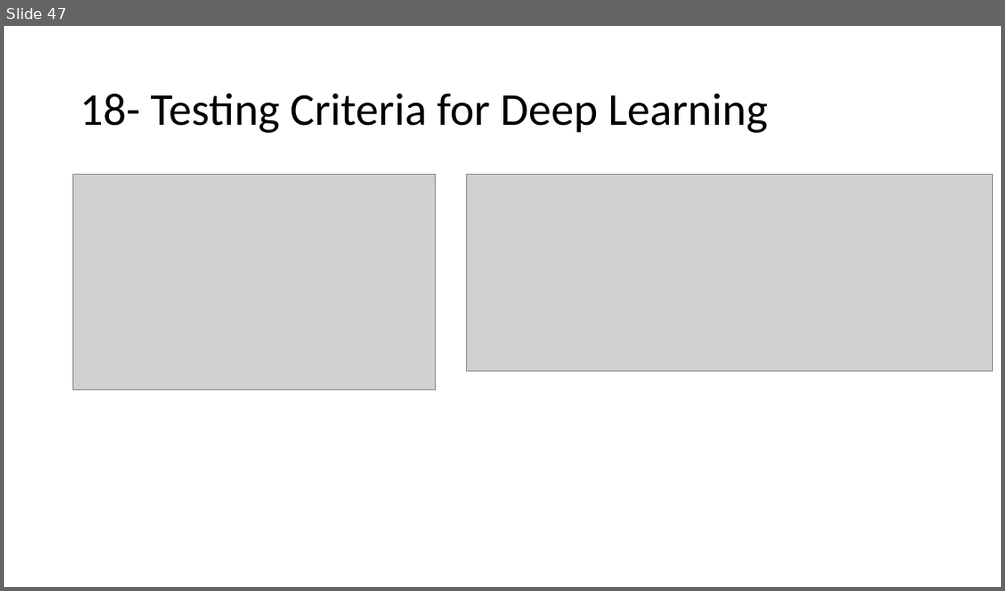
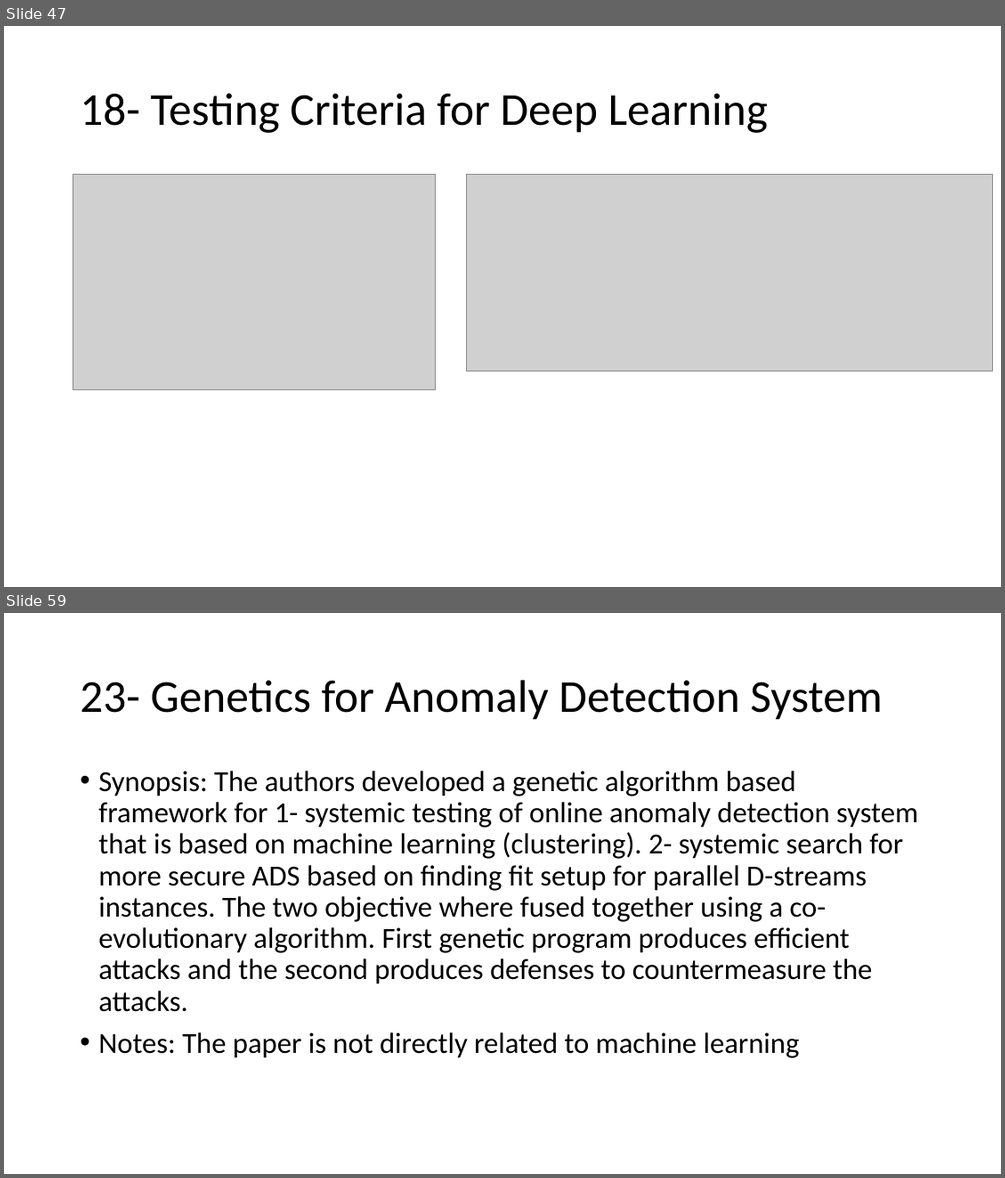
Before and after one commit to AhmadM-DL/SEML, a slide deck: SEML.pptx. Shown one above the other, each under a label of ours: slide 47 before the commit, slides 47 and 59 after it; the slides between them are not shown. The pictures are 1005x591 and 1005x1178 pixels, drawn with LibreOffice and Linux fonts; fonts in the diff are those of the drawing; grey boxes stand for pictures. Boxes give left, top, right and bottom in pixels: in the first picture for what was removed or moved away, otherwise in the second. Text is boxed around its words. In the diff, an @@ line names an element or a change of style, - is before the commit and + after.

```diff
--- a/SEML.pptx
+++ b/SEML.pptx
@@ slide 59 added at box(4, 613, 1001, 1174), background #FFFFFF @@
@@ title added at box(80, 680, 882, 720), 44 pt, text #000000 @@
+23- Genetics for Anomaly Detection System
@@ text added at box(98, 771, 918, 1058), 28 pt, text #000000 @@
+• Synopsis: The authors developed a genetic algorithm based framework for 1- systemic testing of online anomaly detection system that is based on machine learning (clustering). 2- systemic search for more secure ADS based on finding fit setup for parallel D-streams instances. The two objective where fused together using a co-evolutionary algorithm. First genetic program produces efficient attacks and the second produces defenses to countermeasure the attacks.
+• Notes: The paper is not directly related to machine learning
```
Also in this commit, not shown: 17 slides changed, 9 other slides added, 1 other file.
